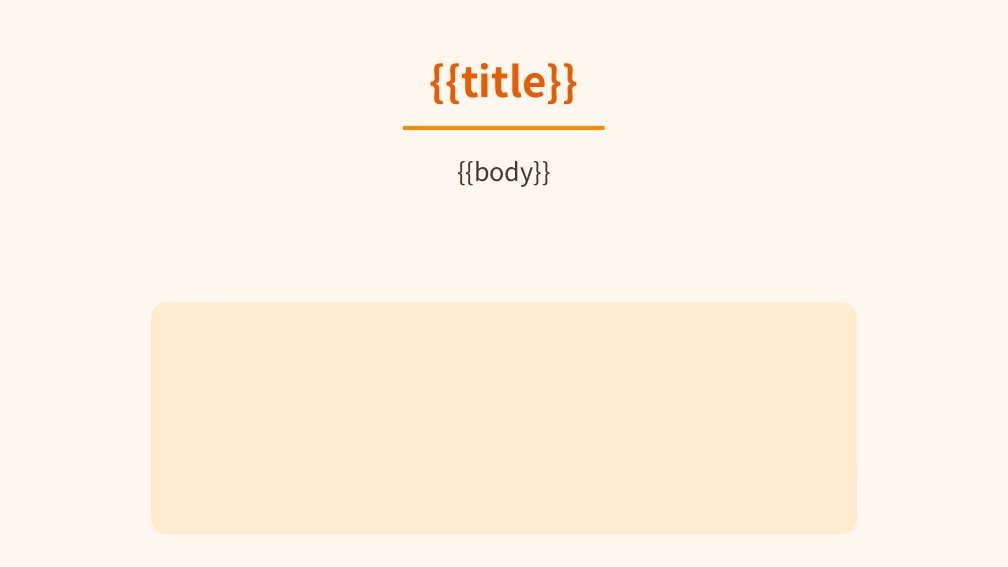
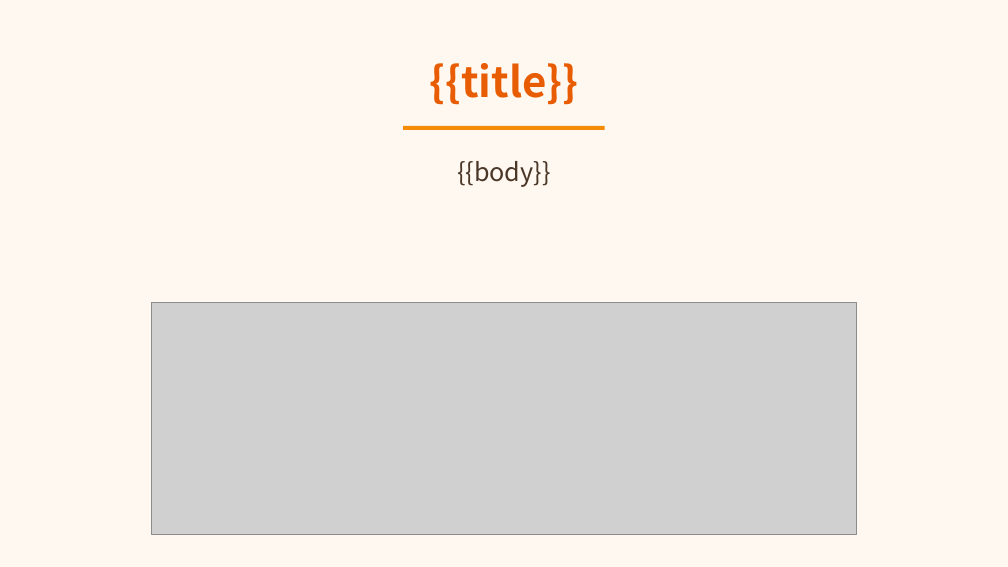
Before and after one commit to tripplemay/AIdash, a slide deck: slide 7 of app/templates/slideshow/creative-orange/template.pptx. Drawn at 1008x567 pixels with LibreOffice and Linux fonts; fonts in the diff are those of the drawing; grey boxes stand for pictures. Boxes give left, top, right and bottom in pixels: in the first picture for what was removed or moved away, otherwise in the second. Text is boxed around its words. In the diff, an @@ line names an element or a change of style, - is before the commit and + after.

Commit message:
fix: 课件 PPT 图片不显示 — 模板占位符从形状改为图片元素
根因：模板中图片占位符用 addShape("roundRect") 创建，是形状而非图片
元素。pptx-automizer 的 ModifyImageHelper.setRelationTarget 只能替
换已有图片的源，无法把形状变成图片。

修复：
- 创建 1x1 透明 placeholder.png 占位图
- 模板生成脚本中所有图片占位符改为 addImage({ data: placeholderData })
- 重新生成 4 套模板 .pptx，图片位置现在是真正的图片元素
- pptx-automizer 可正确替换图片源

```diff
--- a/app/templates/slideshow/creative-orange/template.pptx
+++ b/app/templates/slideshow/creative-orange/template.pptx
@@ rounded rectangle removed at (151, 302, 857, 534) @@
@@ picture added at (151, 302, 857, 534) @@
```
Also in this commit, not shown: 3 other slides changed, 7 other files.
